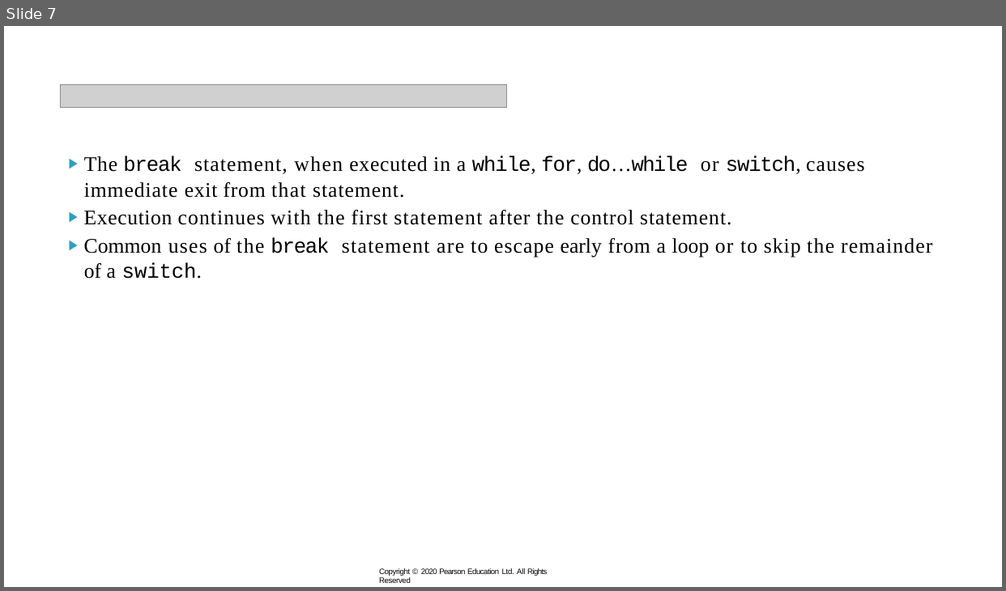
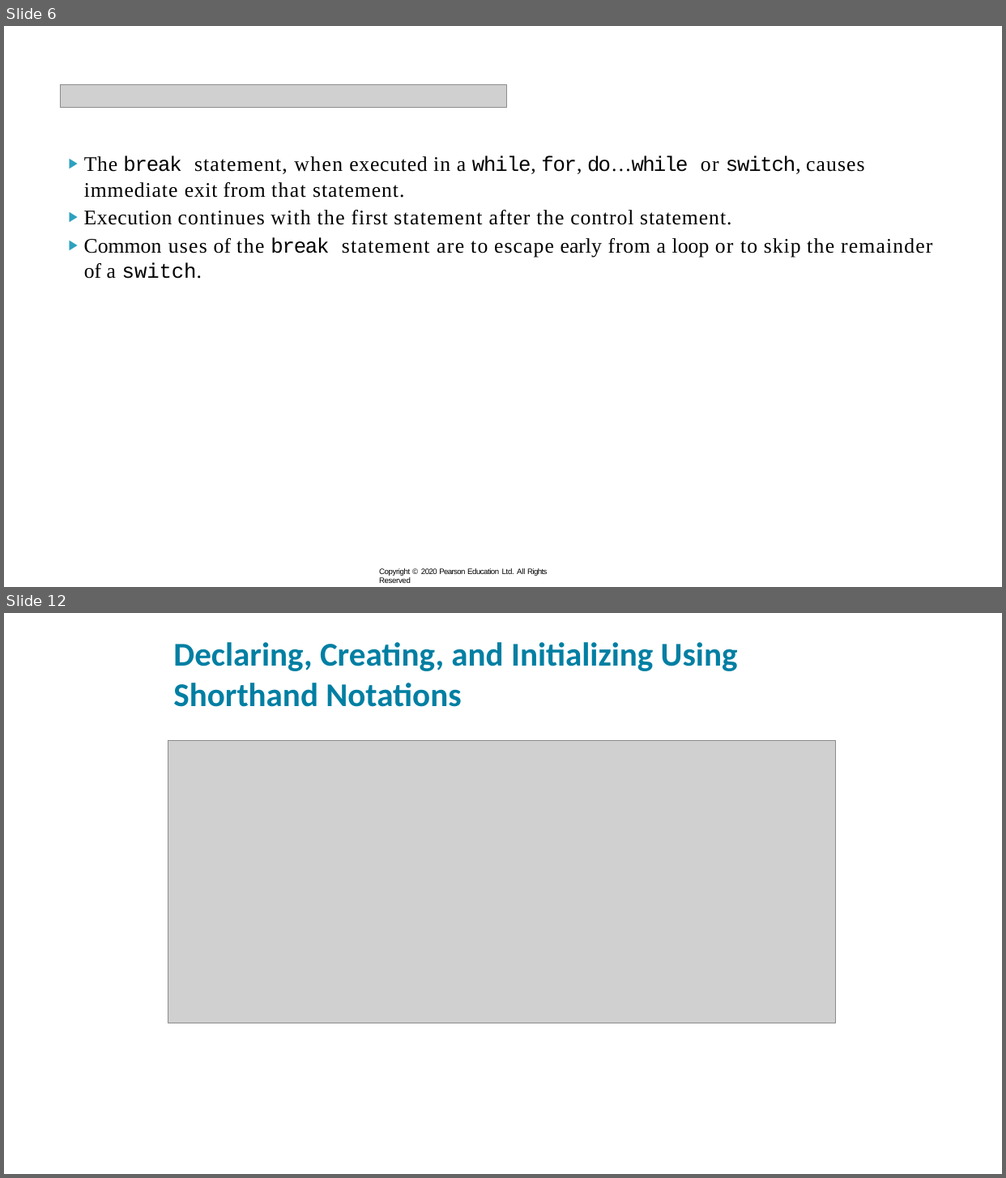
Before and after one commit to xiaoleibi/DMU26, a slide deck: ppt/uge40LoopsPartII.pptx. Shown one above the other, each under a label of ours: slide 7 before the commit, slides 6 and 12 after it; the slides between them are not shown. The pictures are 1006x591 and 1006x1178 pixels, drawn with LibreOffice and Linux fonts; fonts in the diff are those of the drawing; grey boxes stand for pictures. Boxes give left, top, right and bottom in pixels: in the first picture for what was removed or moved away, otherwise in the second. Text is boxed around its words. In the diff, an @@ line names an element or a change of style, - is before the commit and + after.

```diff
--- a/ppt/uge40LoopsPartII.pptx
+++ b/ppt/uge40LoopsPartII.pptx
@@ slide 12 added at (4,613,1002,1174), background #FFFFFF @@
@@ title added at (173,642,738,707), 32 pt, text #007FA3, bold @@
+Declaring, Creating, and Initializing Using Shorthand Notations
@@ picture added at (168,741,836,1023) @@
@@ what was slide 7 is now slide 6 @@
```
Also in this commit, not shown: 1 slide changed, 13 other slides added, 1 slide removed, 5 other files.
